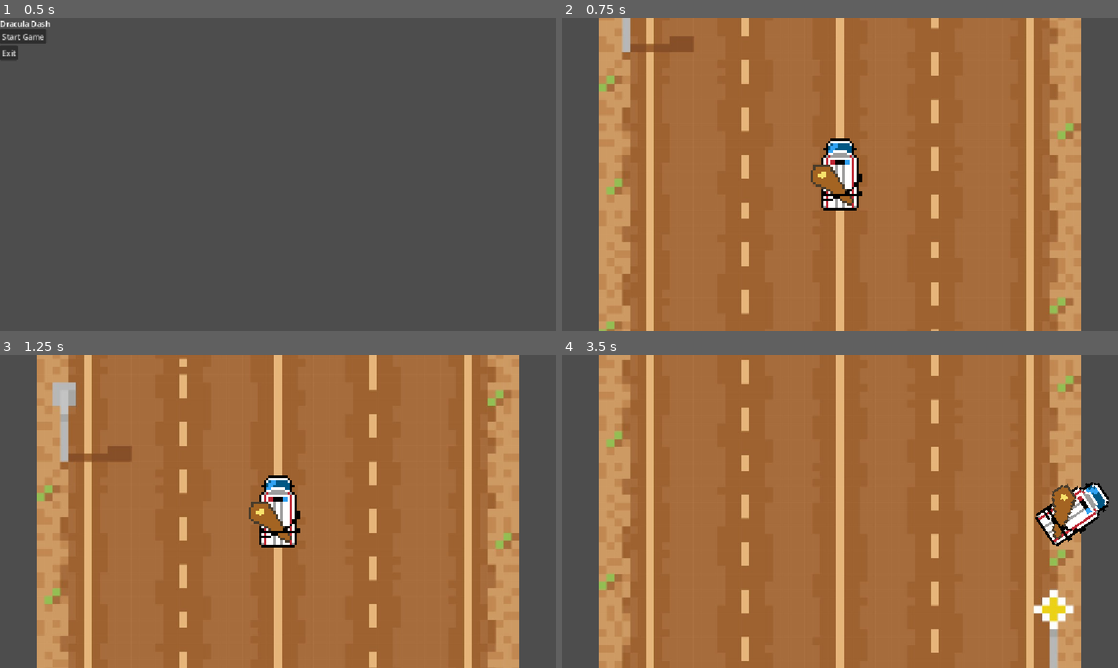
Above: before the commit, frames 1-4 (two rows, left to right).
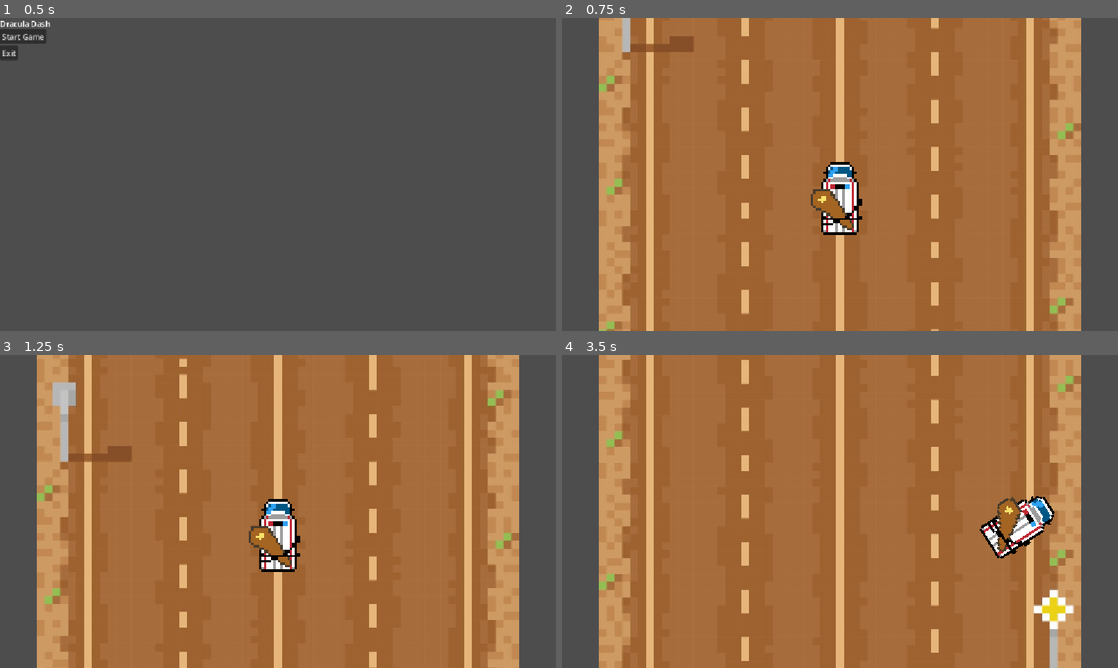
Above: after the commit, the same moments.

Repository: danielcannell/dracula-dash
Game: Godot game, scene res://scenes/title.tscn
Same seed, same stepped clock (60 frames per second), same inputs: the game is played once before the commit and once after it.
Inputs:
- Up to frame 1 (0.5 s): no input
- Up to frame 2 (0.75 s): click "Start Game" at 0.5 s
- Up to frame 3 (1.25 s): no input
- Up to frame 4 (3.5 s): hold Right (turn_right) 1.28-2.03 s; hold Left (turn_left) 2.03-2.78 s; hold Right (turn_right) from 2.78 s (still down)

Frame 1 is identical in both runs. In frame 2, 1.9% of the frame differs, in the area x 44-54%, y 38-70%; in frame 3, 1.9%; in frame 4, 3.0%, in the area x 75-99%, y 40-66%.

Commit message:
Collision with edges of road

Diff:
--- a/scenes/dracula.tscn
+++ b/scenes/dracula.tscn
@@ -3,15 +3,16 @@
 [ext_resource type="Script" uid="uid://uy3vauh8sdkx" path="res://scripts/dracula.gd" id="1_bwuyn"]
 [ext_resource type="Texture2D" uid="uid://6s74t6d6w7m2" path="res://art/ambulance.png" id="2_bwuyn"]
 
-[sub_resource type="RectangleShape2D" id="RectangleShape2D_u8vuu"]
-size = Vector2(16, 30)
+[sub_resource type="CapsuleShape2D" id="CapsuleShape2D_bwuyn"]
 
 [node name="Dracula" type="CharacterBody2D" unique_id=199222267]
 script = ExtResource("1_bwuyn")
 
 [node name="Sprite2D" type="Sprite2D" parent="." unique_id=166284994]
 texture_filter = 1
+position = Vector2(0, 10)
 texture = ExtResource("2_bwuyn")
 
 [node name="CollisionShape2D" type="CollisionShape2D" parent="." unique_id=1269495273]
-shape = SubResource("RectangleShape2D_u8vuu")
+position = Vector2(0, 10)
+shape = SubResource("CapsuleShape2D_bwuyn")
--- a/scenes/road.tscn
+++ b/scenes/road.tscn
@@ -2,7 +2,10 @@
 
 [ext_resource type="Texture2D" uid="uid://tpn7u2y665qp" path="res://art/Road.png" id="1_mv8x7"]
 
-[node name="Road" type="Node2D" unique_id=1145970626]
+[sub_resource type="RectangleShape2D" id="RectangleShape2D_arcuu"]
+size = Vector2(267, 622)
+
+[node name="Road" type="StaticBody2D" unique_id=1250806860]
 
 [node name="RoadParallax" type="Parallax2D" parent="." unique_id=108040734]
 repeat_size = Vector2(0, 1000)
@@ -11,3 +14,11 @@
 
 [node name="Sprite2D" type="Sprite2D" parent="RoadParallax" unique_id=395569597]
 texture = ExtResource("1_mv8x7")
+
+[node name="Left Collision" type="CollisionShape2D" parent="." unique_id=2044148048]
+position = Vector2(-574, -1)
+shape = SubResource("RectangleShape2D_arcuu")
+
+[node name="Right Collision" type="CollisionShape2D" parent="." unique_id=505948494]
+position = Vector2(576, -1)
+shape = SubResource("RectangleShape2D_arcuu")
--- a/scripts/dracula.gd
+++ b/scripts/dracula.gd
@@ -1,14 +1,24 @@
 extends CharacterBody2D
+
+
+const TURN_TIME_SCALE_S = 0.1
+const SPEED = 1000
 
 
 var angle: float = 0
 
 
 func _physics_process(delta: float) -> void:
+	# Get input in range [-1, 1]
 	var turn = Input.get_axis("turn_left", "turn_right")
-	angle += 0.1 * (turn - angle)
+
+	# Exponential smoothing of direction angle
+	var alpha = 1 - exp(-delta / TURN_TIME_SCALE_S)
+	angle += alpha * (turn - angle)
+
+	# Rotate the whole scene for the correct facing
 	rotation = angle
 
-	velocity = 1000 * Vector2(sin(angle), 0)
-
+	# Physics
+	velocity = SPEED * Vector2(sin(angle), 0)
 	move_and_slide()
